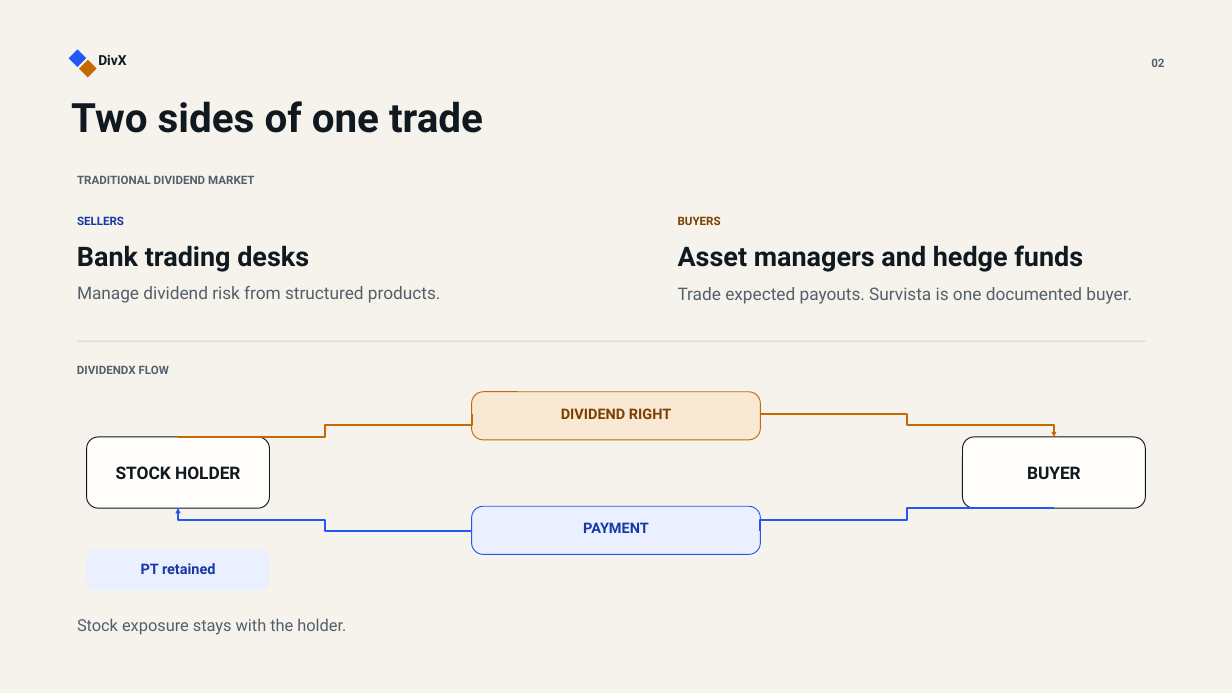
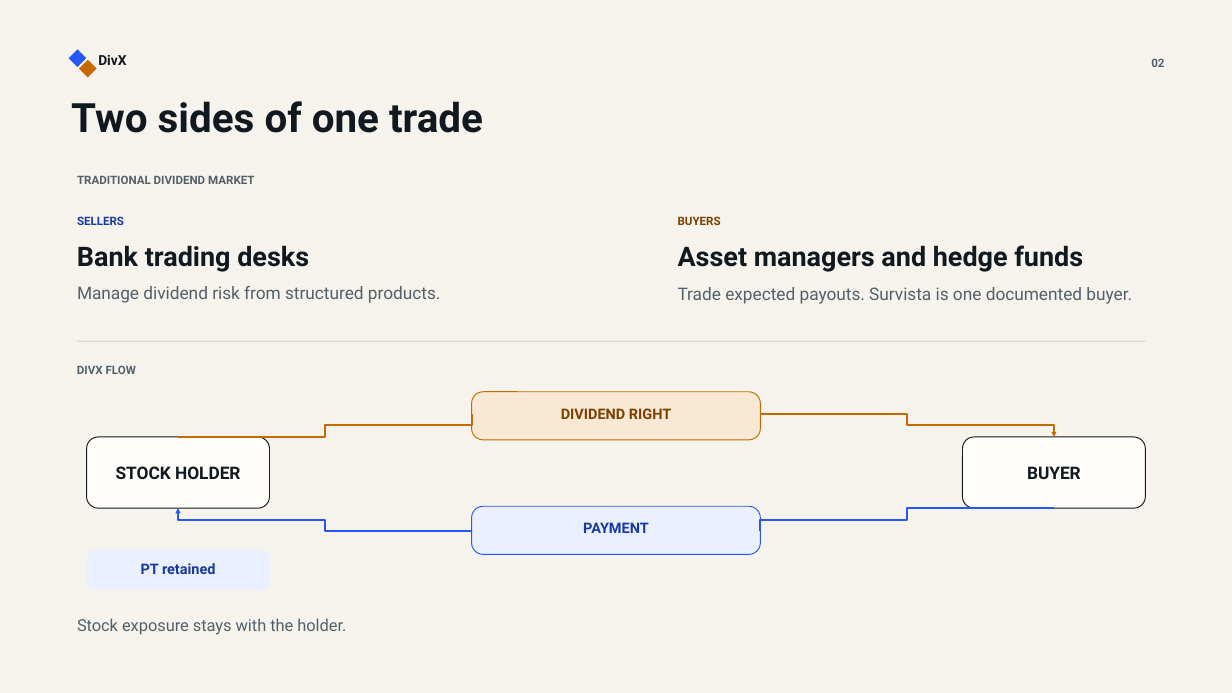
Before and after one commit to notorious-d-e-v/dividendx-stocklana, a slide deck: slide 2 of presentation/build/archive/v3/DivX-phase-two-v3.pptx. Drawn at 1232x693 pixels with LibreOffice and Linux fonts; fonts in the diff are those of the drawing. Boxes give left, top, right and bottom in pixels: in the first picture for what was removed or moved away, otherwise in the second. Text is boxed around its words. In the diff, an @@ line names an element or a change of style, - is before the commit and + after.

```diff
--- a/presentation/build/archive/v3/DivX-phase-two-v3.pptx
+++ b/presentation/build/archive/v3/DivX-phase-two-v3.pptx
@@ text at (77,365,136,374): text changed @@
-DIVIDENDX FLOW
+DIVX FLOW
```
Also in this commit, not shown: 31 other files.
